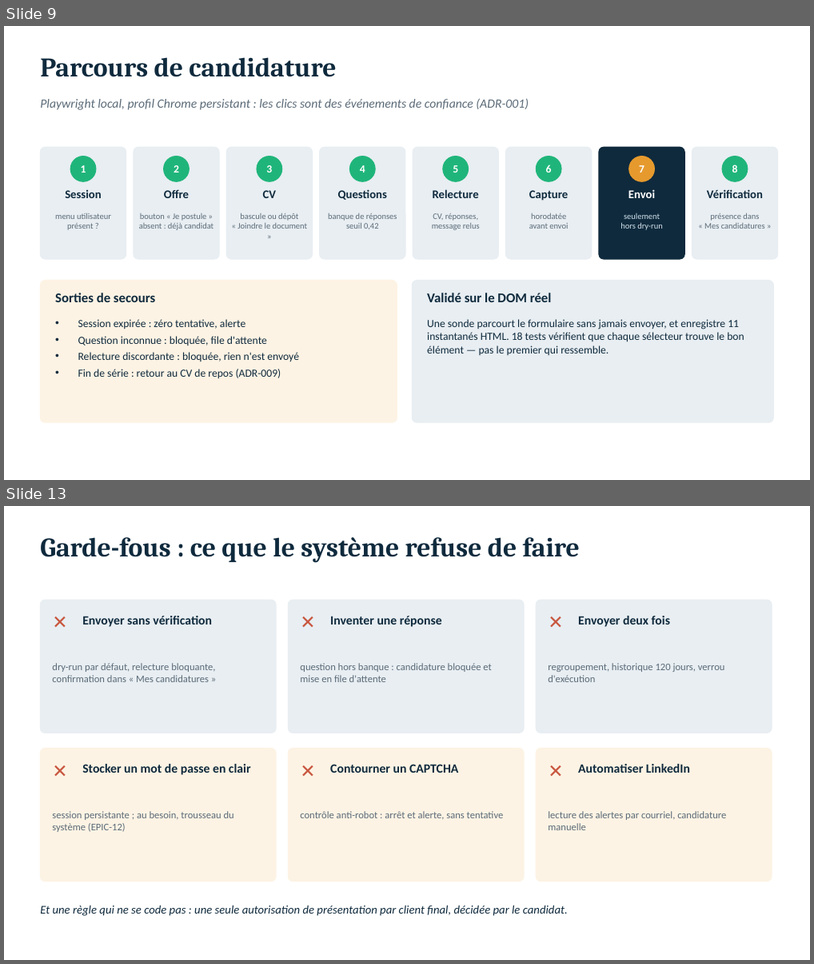
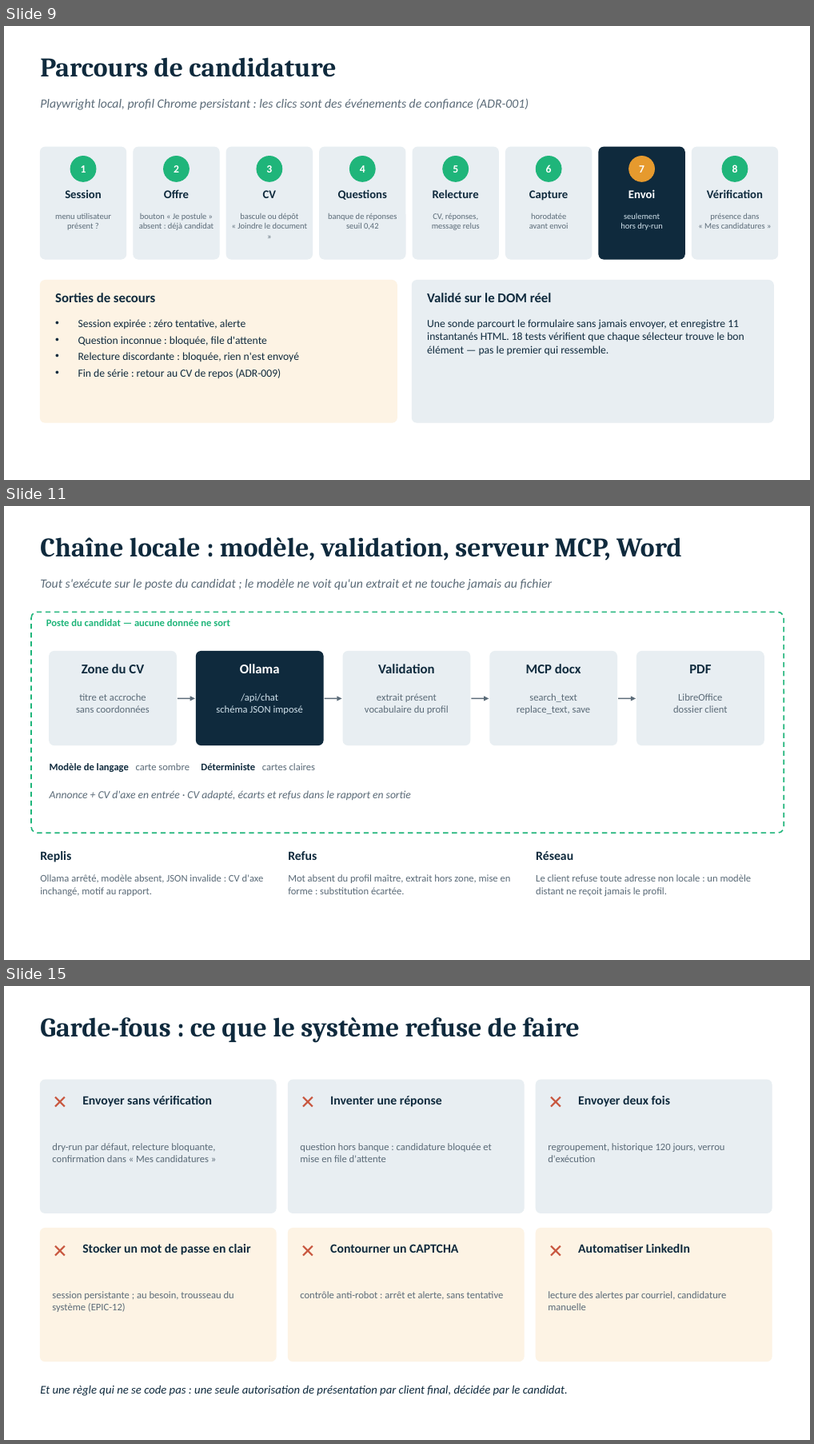
Before and after one commit to BEVTRADE/job-autopilot, a slide deck: docs/job-autopilot-architecture.pptx. Shown one above the other, each under a label of ours: slides 9 and 13 before the commit, slides 9, 11 and 15 after it; the slides between them are not shown. The pictures are 814x964 and 814x1444 pixels, drawn with LibreOffice and Linux fonts; fonts in the diff are those of the drawing. Boxes give left, top, right and bottom in pixels: in the first picture for what was removed or moved away, otherwise in the second. Text is boxed around its words. In the diff, an @@ line names an element or a change of style, - is before the commit and + after.

```diff
--- a/docs/job-autopilot-architecture.pptx
+++ b/docs/job-autopilot-architecture.pptx
@@ slide 11 added at (4, 506, 810, 960), background #FFFFFF @@
@@ text added at (40, 537, 682, 560), 32 pt, text #0F2A3D, bold @@
+Chaîne locale : modèle, validation, serveur MCP, Word
@@ text added at (40, 579, 552, 590), 15 pt, text #5B6B78, italic @@
+Tout s'exécute sur le poste du candidat ; le modèle ne voit qu'un extrait et ne touche jamais au fichier
@@ rounded rectangle added at (31, 612, 784, 832), fill #FFFFFF, outline #1FB57A 1.5 pt dashed @@
@@ text added at (46, 619, 230, 626), 12 pt, text #1FB57A, bold @@
+Poste du candidat — aucune donnée ne sort
@@ rounded rectangle added at (50, 651, 177, 745), fill #E8EEF2, outline #E8EEF2 1 pt @@
@@ text added at (82, 664, 144, 673), 16 pt, text #0F2A3D, bold @@
+Zone du CV
@@ rounded rectangle added at (196, 651, 323, 745), fill #0F2A3D, outline #0F2A3D 1 pt @@
@@ text added at (240, 664, 280, 673), 16 pt, text #FFFFFF, bold @@
+Ollama
@@ rounded rectangle added at (343, 651, 470, 745), fill #E8EEF2, outline #E8EEF2 1 pt @@
@@ text added at (378, 664, 434, 673), 16 pt, text #0F2A3D, bold @@
+Validation
@@ rounded rectangle added at (490, 651, 618, 745), fill #E8EEF2, outline #E8EEF2 1 pt @@
@@ text added at (526, 664, 582, 673), 16 pt, text #0F2A3D, bold @@
+MCP docx
@@ rounded rectangle added at (638, 651, 765, 745), fill #E8EEF2, outline #E8EEF2 1 pt @@
@@ text added at (690, 664, 711, 673), 16 pt, text #0F2A3D, bold @@
+PDF
@@ text added at (76, 693, 150, 712), 12 pt, text #5B6B78 @@
+titre et accroche
+sans coordonnées
@@ text added at (216, 693, 303, 714), 12 pt, text #CFE0EA @@
+/api/chat
+schéma JSON imposé
@@ text added at (365, 693, 449, 714), 12 pt, text #5B6B78 @@
+extrait présent
+vocabulaire du profil
@@ text added at (517, 693, 591, 714), 12 pt, text #5B6B78 @@
+search_text
+replace_text, save
@@ text added at (674, 693, 727, 712), 12 pt, text #5B6B78 @@
+LibreOffice
+dossier client
@@ arrow added from (178, 698) to (195, 698), #5B6B78 1.5 pt @@
@@ arrow added from (325, 698) to (342, 698), #5B6B78 1.5 pt @@
@@ arrow added from (472, 698) to (489, 698), #5B6B78 1.5 pt @@
@@ arrow added from (618, 698) to (636, 698), #5B6B78 1.5 pt @@
@@ text added at (50, 763, 315, 772), 12 pt, text #0F2A3D, bold @@
+Modèle de langage carte sombre Déterministe cartes claires
@@ text added at (50, 790, 411, 800), 13 pt, text #5B6B78, italic @@
+Annonce + CV d'axe en entrée · CV adapté, écarts et refus dans le rapport en sortie
@@ text added at (40, 851, 71, 862), 15 pt, text #0F2A3D, bold @@
+Replis
@@ text added at (288, 851, 317, 860), 15 pt, text #0F2A3D, bold @@
+Refus
@@ text added at (536, 851, 574, 860), 15 pt, text #0F2A3D, bold @@
+Réseau
@@ text added at (40, 874, 264, 896), 12 pt, text #5B6B78 @@
+Ollama arrêté, modèle absent, JSON invalide : CV d'axe inchangé, motif au rapport.
@@ text added at (288, 874, 511, 894), 12 pt, text #5B6B78 @@
+Mot absent du profil maître, extrait hors zone, mise en forme : substitution écartée.
@@ text added at (536, 874, 752, 896), 12 pt, text #5B6B78 @@
+Le client refuse toute adresse non locale : un modèle distant ne reçoit jamais le profil.
@@ what was slide 13 is now slide 15 @@
```
Also in this commit, not shown: 8 slides changed, 1 other slide added.
